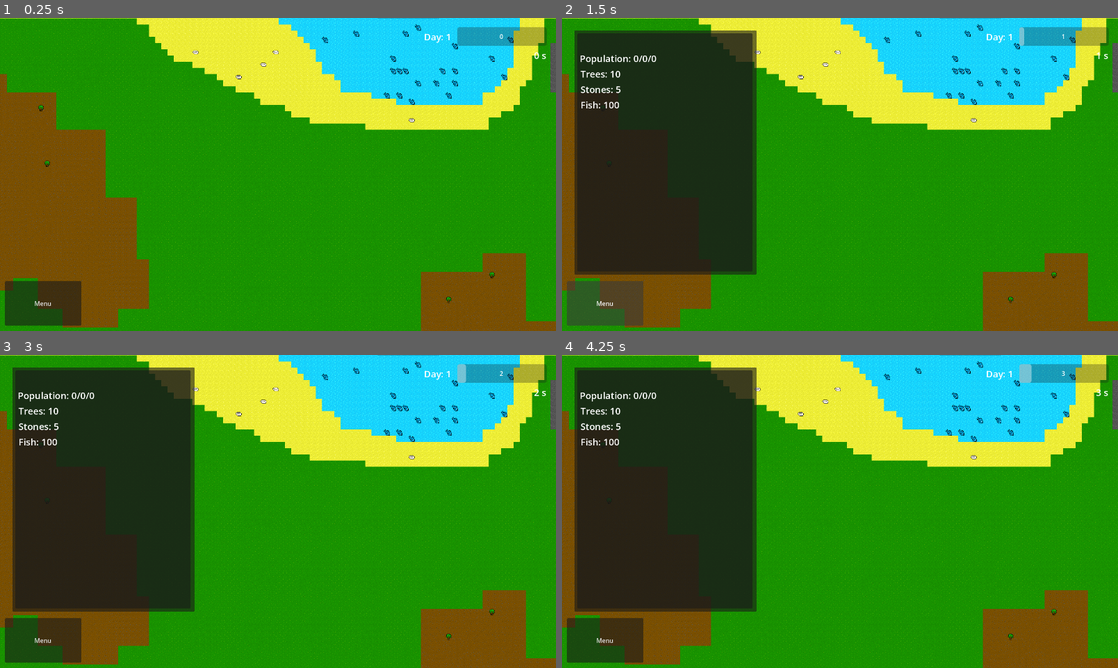
Above: before the commit, frames 1-4 (two rows, left to right).
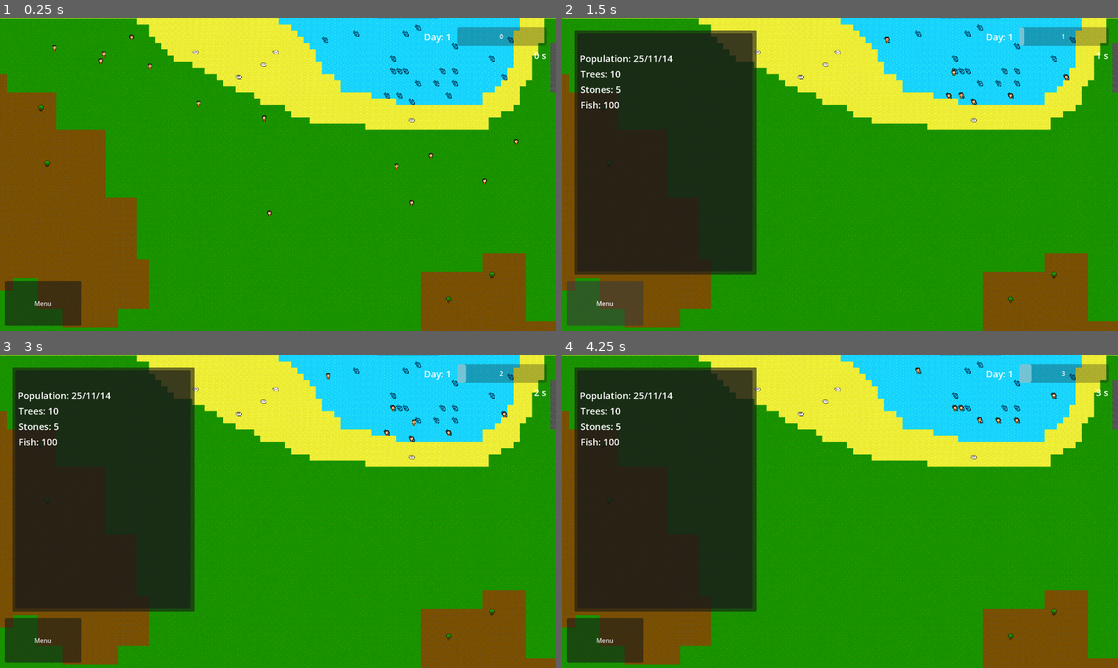
Above: after the commit, the same moments.

Repository: nookaeo/econ-village
Game: Godot game, scene res://scenes/core/world.tscn
Two runs of this game, one before a commit and one after it. Both use one fixed random seed, a clock stepped at 60 frames per second and the inputs below.
Inputs (mouse positions are in pixels of both pictures, inside the frame that each line leads up to):
- Up to frame 1 (0.25 s): no input
- Up to frame 2 (1.5 s): move the mouse to (962, 158) at 0.52 s; click (962, 158) at 0.67 s; click "Menu" at 1.25 s
- Up to frame 3 (3 s): drag from (166, 527) to (250, 574) at 2.02 s; move the mouse to (333, 442) at 2.77 s; click (333, 442) at 2.92 s
- Up to frame 4 (4.25 s): drag from (812, 574) to (673, 464) at 3.52 s

The runs differ from the first frame. In frame 1, 0.2% of the frame differs, in the area x 9-94%, y 5-64%; in frame 2, 0.2%; in frame 3, 0.2%; in frame 4, 0.3%, in the area x 12-92%, y 4-28%.
Error before the commit: Parse Error: Could not find type "ItemName" under base "res://scripts/global_scripts/item_data.gd". (res://scripts/entities/agent/villagent.gd:133)

Commit message:
refactor: change item_id to item_name and use enum instead of plain integer

Diff:
--- a/resources/natural_resources/fish/basic_fish.tres
+++ b/resources/natural_resources/fish/basic_fish.tres
@@ -5,8 +5,8 @@
 [resource]
 script = ExtResource("1_psyig")
 name = "Fish"
-item_id = 3
+item_name = 3
 drop_amount = 5
-gather_time = 4.0
+gather_time = 3.0
 gather_hardness = 10.0
 metadata/_custom_type_script = "uid://6ongvi1rrac1"
--- a/resources/natural_resources/stones/basic_stone.tres
+++ b/resources/natural_resources/stones/basic_stone.tres
@@ -6,7 +6,7 @@
 script = ExtResource("1_sdj86")
 name = "Stone"
 tool_type = 3
-item_id = 2
+item_name = 2
 drop_amount = 1
 gather_time = 8.0
 gather_hardness = 10.0
--- a/resources/natural_resources/trees/basic_tree.tres
+++ b/resources/natural_resources/trees/basic_tree.tres
@@ -6,7 +6,7 @@
 script = ExtResource("1_v11ro")
 name = "Tree"
 tool_type = 2
-item_id = 1
+item_name = 1
 drop_amount = 10
 gather_time = 8.0
 gather_hardness = 10.0
--- a/scenes/entities/natural_resources/basic_fish.tscn
+++ b/scenes/entities/natural_resources/basic_fish.tscn
@@ -1,6 +1,6 @@
 [gd_scene format=3 uid="uid://codayk53mc3mn"]
 
-[ext_resource type="Script" uid="uid://cviidxxkcprrn" path="res://scripts/entities/natural_resources/trees/natural_resource_base_script.gd" id="1_24cke"]
+[ext_resource type="Script" uid="uid://cviidxxkcprrn" path="res://scripts/entities/natural_resources/data/natural_resource_base_script.gd" id="1_24cke"]
 [ext_resource type="Texture2D" uid="uid://b0ie4rqd5yak6" path="res://assets/arts/natural_resources/fish.png" id="2_ebloy"]
 [ext_resource type="Resource" uid="uid://m32tcywr3epn" path="res://resources/natural_resources/fish/basic_fish.tres" id="2_idrrc"]
 
--- a/scenes/entities/natural_resources/basic_stone.tscn
+++ b/scenes/entities/natural_resources/basic_stone.tscn
@@ -1,11 +1,8 @@
 [gd_scene format=3 uid="uid://yauvm26p0xxq"]
 
-[ext_resource type="Script" uid="uid://cviidxxkcprrn" path="res://scripts/entities/natural_resources/trees/natural_resource_base_script.gd" id="1_dugm1"]
+[ext_resource type="Script" uid="uid://cviidxxkcprrn" path="res://scripts/entities/natural_resources/data/natural_resource_base_script.gd" id="1_dugm1"]
 [ext_resource type="Texture2D" uid="uid://b2u5cbuper5b2" path="res://assets/arts/natural_resources/basic_stone.png" id="2_6e7wr"]
 [ext_resource type="Resource" uid="uid://6poe2yfk27mi" path="res://resources/natural_resources/stones/basic_stone.tres" id="2_knwy2"]
-
-[sub_resource type="CircleShape2D" id="CircleShape2D_o58no"]
-radius = 5.0
 
 [node name="BasicStone" type="Node2D" unique_id=329198679 groups=["Stones"]]
 script = ExtResource("1_dugm1")
@@ -13,8 +10,3 @@
 
 [node name="Sprite" type="Sprite2D" parent="." unique_id=1016064139]
 texture = ExtResource("2_6e7wr")
-
-[node name="Area2D" type="Area2D" parent="." unique_id=1114455427]
-
-[node name="CollisionShape2D" type="CollisionShape2D" parent="Area2D" unique_id=197028613]
-shape = SubResource("CircleShape2D_o58no")
--- a/scenes/entities/natural_resources/basic_tree.tscn
+++ b/scenes/entities/natural_resources/basic_tree.tscn
@@ -1,6 +1,6 @@
 [gd_scene format=3 uid="uid://be80x8is62dru"]
 
-[ext_resource type="Script" uid="uid://cviidxxkcprrn" path="res://scripts/entities/natural_resources/trees/natural_resource_base_script.gd" id="1_45g7s"]
+[ext_resource type="Script" uid="uid://cviidxxkcprrn" path="res://scripts/entities/natural_resources/data/natural_resource_base_script.gd" id="1_45g7s"]
 [ext_resource type="Texture2D" uid="uid://bgse7djo0fcjo" path="res://assets/arts/natural_resources/baisc_tree.png" id="1_pjk1t"]
 [ext_resource type="Resource" uid="uid://ddtvwqkiakdjo" path="res://resources/natural_resources/trees/basic_tree.tres" id="2_o58no"]
 
--- a/scripts/global_scripts/item_data.gd
+++ b/scripts/global_scripts/item_data.gd
@@ -1,42 +1,43 @@
 extends Node
 enum ToolType {NONE, MULTIPURPOSE, AXE, PICAXE, HOE }
+enum ItemName {Shells,Wood,Stone,Fish,StoneAxe,BronzeAxe}
 
 var items = {
-	0: {
+	ItemName.Shells: {
 	"name": "cowrie shell",
 	"weight": 0,
 	},
-	1: {
+	ItemName.Wood: {
 	"name": "wood",
 	"weight": 1.0,
 
 	},
-	2: {
+	ItemName.Stone: {
 	"name": "stone",
 	"weight": 2.0,
 
 	},
-	3: {
+	ItemName.Fish: {
 	"name": "fish",
 	"weight": 0.5,
 	"energy": 20.0
 	},
-	4: {
+	ItemName.StoneAxe: {
 	"name": "stone axe",
 	"weight": 2.0,
 	"tool_type": ToolType.MULTIPURPOSE,
 	"craft_time": 8,
 	"tool_level": 0,
 	"durability": 10,
-	"materials": {1:2,2:1},
+	"materials": {ItemName.Wood:2,ItemName.Stone:1},
 	},
-	5: {
+	ItemName.BronzeAxe: {
 	"name": "bronze axe",
 	"weight": 2.0,
 	"tool_type": ToolType.AXE,
 	"craft_time": 8,
 	"tool_level": 1,
 	"durability": 20,
-	"materials": {1:2,2:1},
+	"materials": {ItemName.Wood:2,ItemName.Stone:1},
 	},
 }
